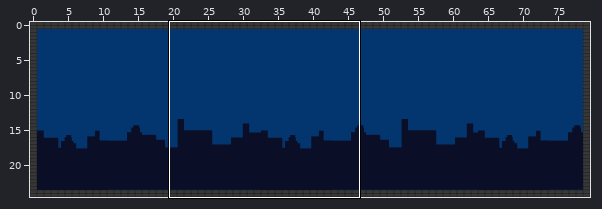
Tiled map -- src/assets/map.tmx. Above, an overview of the earlier version with the close-up marked.
Close-up. Earlier state:
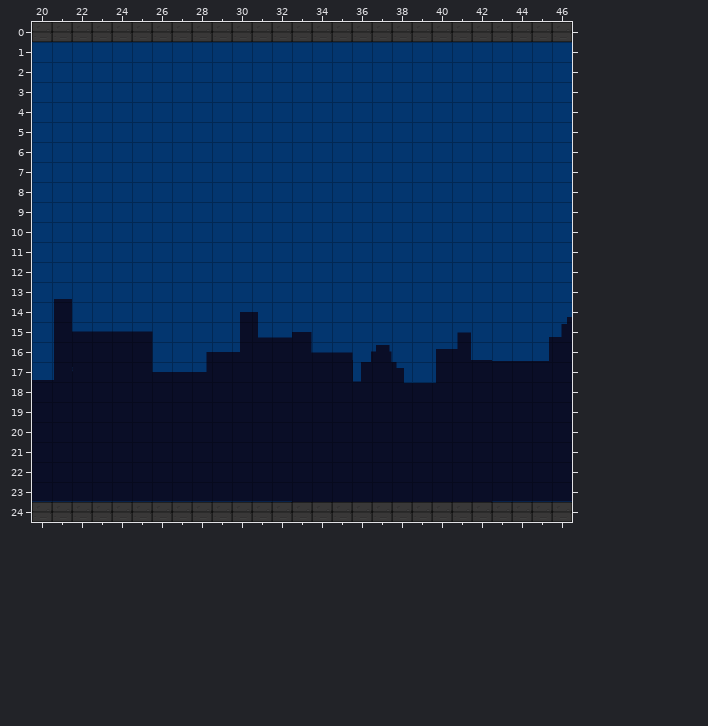
Cells are 32x32 px. Shown: x 20..46, y 0..24. The commit also changed other parts of the map, which this record leaves out. Tiles whose own drawing changed are shown in their newer look in all pictures.
And afterwards:
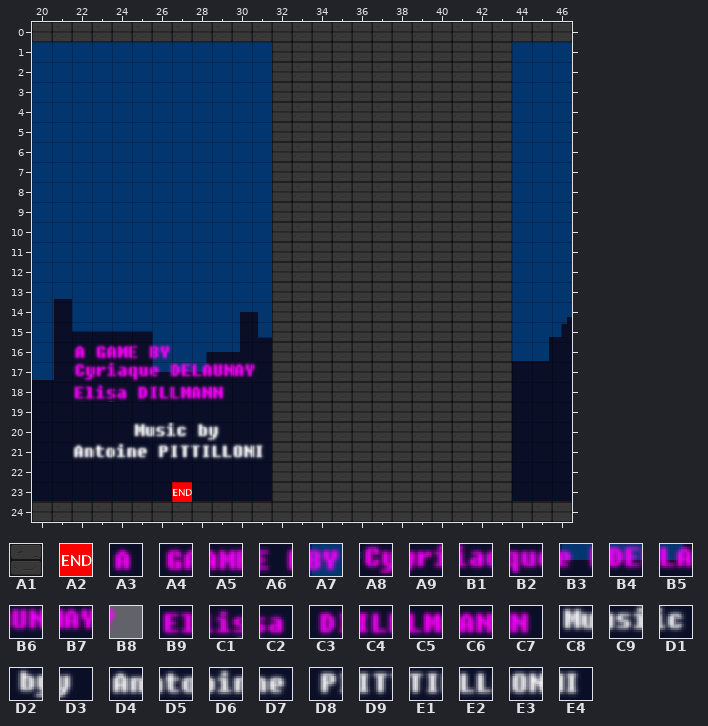
Key: from "tileset": A1 9, A2 18, A3 452, A4 453, A5 454, A6 455, A7 456, A8 463, A9 464, B1 465, B2 466, B3 467, B4 468, B5 469, B6 470, B7 471, B8 472, B9 474, C1 475, C2 476, C3 477, C4 478, C5 479, C6 480, C7 481, C8 485, C9 486, D1 487, D2 488, D3 489, D4 496, D5 497, D6 498, D7 499, D8 500, D9 501, E1 502, E2 503, E3 504, E4 505.
__ is an empty cell.
Tiles of an added or newly shown layer are drawn over the layers below it.
See-through tiles are keyed as they look on the map.
The exact change:
Layer "level1" (now shown):
Tile A1 is added in rows 1 to 23 at x 32 to 43.
Tile A2 is added in row 23 at x 27.
Tile A3 is added in row 16 at x 22.
Tile A4 is added in row 16 at x 23.
Tile A5 is added in row 16 at x 24.
Tile A6 is added in row 16 at x 25.
Tile A7 is added in row 16 at x 26.
Tile A8 is added in row 17 at x 22.
Tile A9 is added in row 17 at x 23.
Tile B1 is added in row 17 at x 24.
Tile B2 is added in row 17 at x 25.
Tile B3 is added in row 17 at x 26.
Tile B4 is added in row 17 at x 27.
Tile B5 is added in row 17 at x 28.
Tile B6 is added in row 17 at x 29.
Tile B7 is added in row 17 at x 30.
Tile B8 is added in row 17 at x 31.
Tile B9 is added in row 18 at x 22.
Tile C1 is added in row 18 at x 23.
Tile C2 is added in row 18 at x 24.
Tile C3 is added in row 18 at x 25.
Tile C4 is added in row 18 at x 26.
Tile C5 is added in row 18 at x 27.
Tile C6 is added in row 18 at x 28.
Tile C7 is added in row 18 at x 29.
Tile C8 is added in row 20 at x 25.
Tile C9 is added in row 20 at x 26.
Tile D1 is added in row 20 at x 27.
Tile D2 is added in row 20 at x 28.
Tile D3 is added in row 20 at x 29.
Tile D4 is added in row 21 at x 22.
Tile D5 is added in row 21 at x 23.
Tile D6 is added in row 21 at x 24.
Tile D7 is added in row 21 at x 25.
Tile D8 is added in row 21 at x 26.
Tile D9 is added in row 21 at x 27.
Tile E1 is added in row 21 at x 28.
Tile E2 is added in row 21 at x 29.
Tile E3 is added in row 21 at x 30.
Tile E4 is added in row 21 at x 31.
